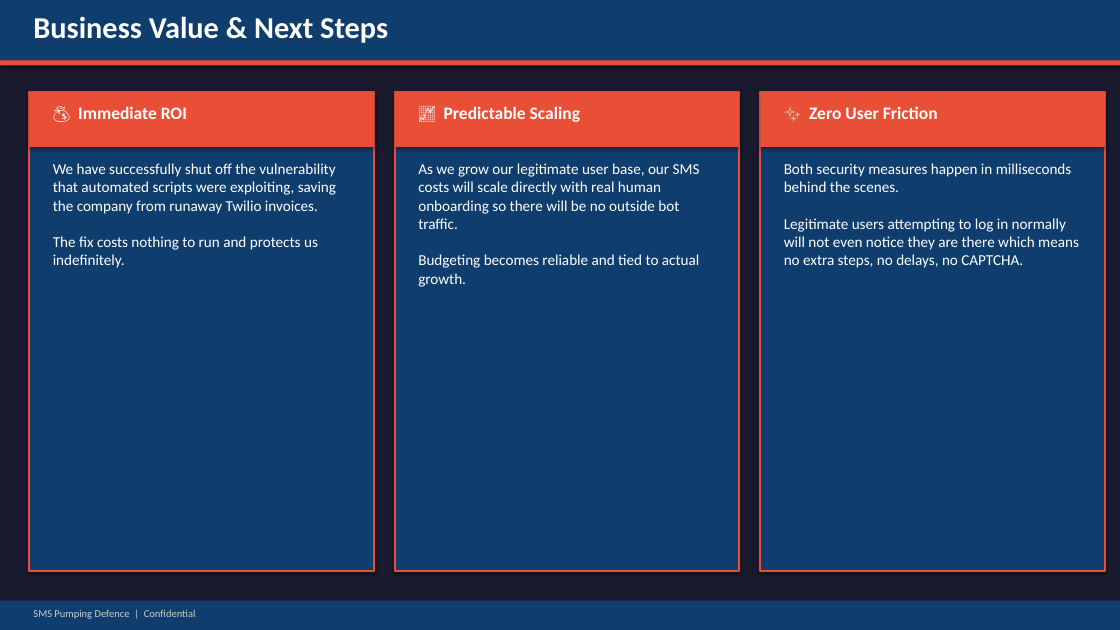
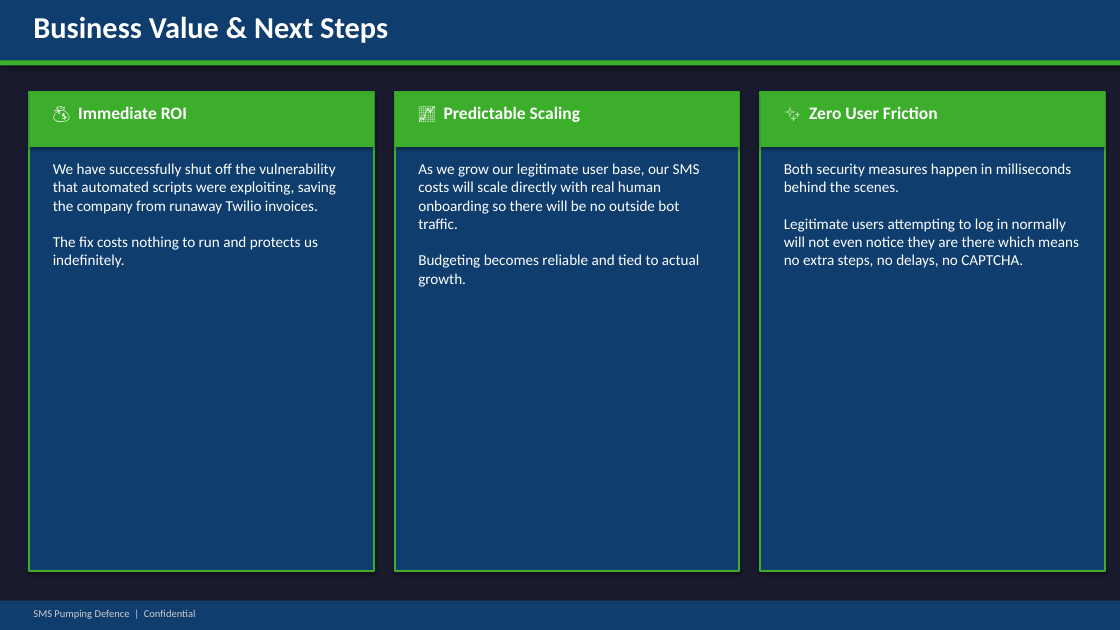
Before and after one commit to labanlaban/skills-getting-started-with-github-copilot, a slide deck: slide 5 of sms_pumping_defence.pptx. Drawn at 1120x630 pixels with LibreOffice and Linux fonts; fonts in the diff are those of the drawing. Boxes give left, top, right and bottom in pixels: in the first picture for what was removed or moved away, otherwise in the second. Text is boxed around its words. In the diff, an @@ line names an element or a change of style, - is before the commit and + after.

```diff
--- a/sms_pumping_defence.pptx
+++ b/sms_pumping_defence.pptx
@@ fill #E94F37 to #3DAE2B in 4 elements at box(0, 60, 1120, 66), box(395, 92, 739, 147), box(760, 92, 1105, 147), box(29, 92, 374, 147) @@
@@ outline #E94F37 1.5 pt to #3DAE2B 1.5 pt in 3 elements at box(395, 92, 739, 571), box(760, 92, 1105, 571), box(29, 92, 374, 571) @@
```
Also in this commit, not shown: 5 other slides changed.
